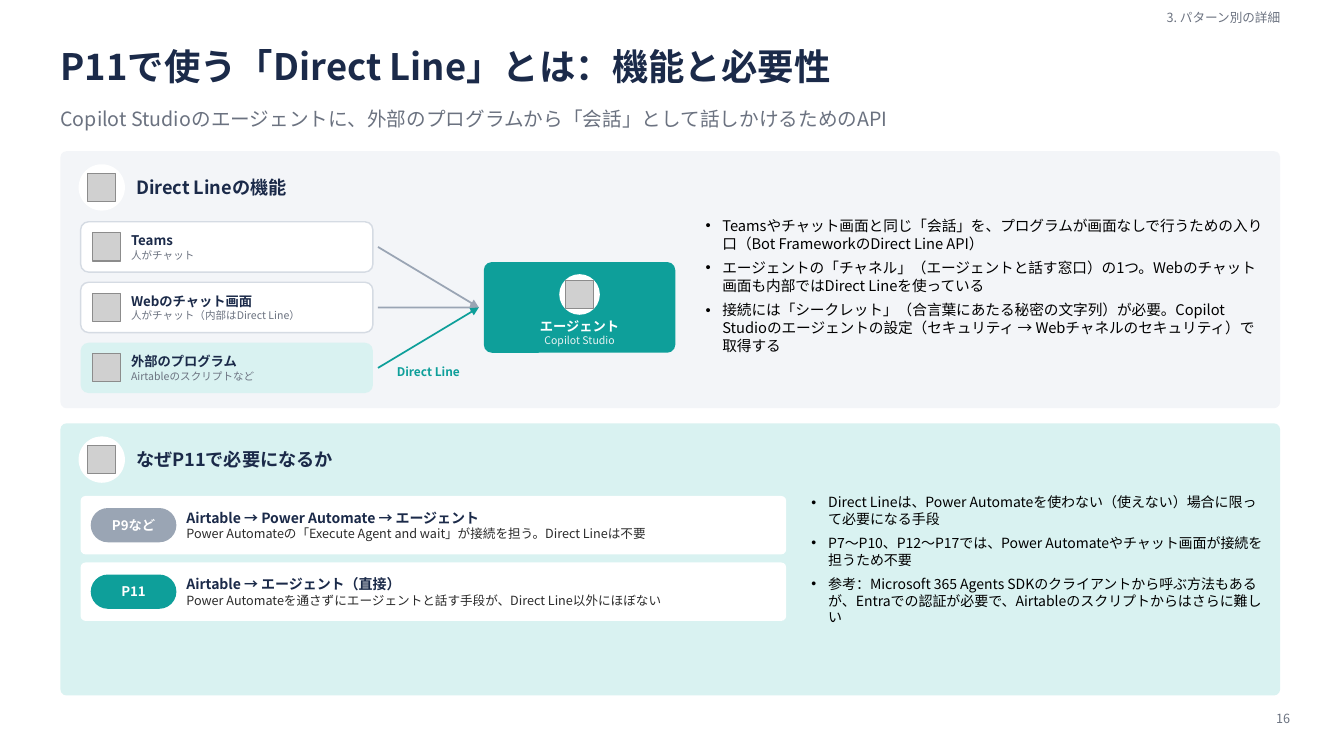
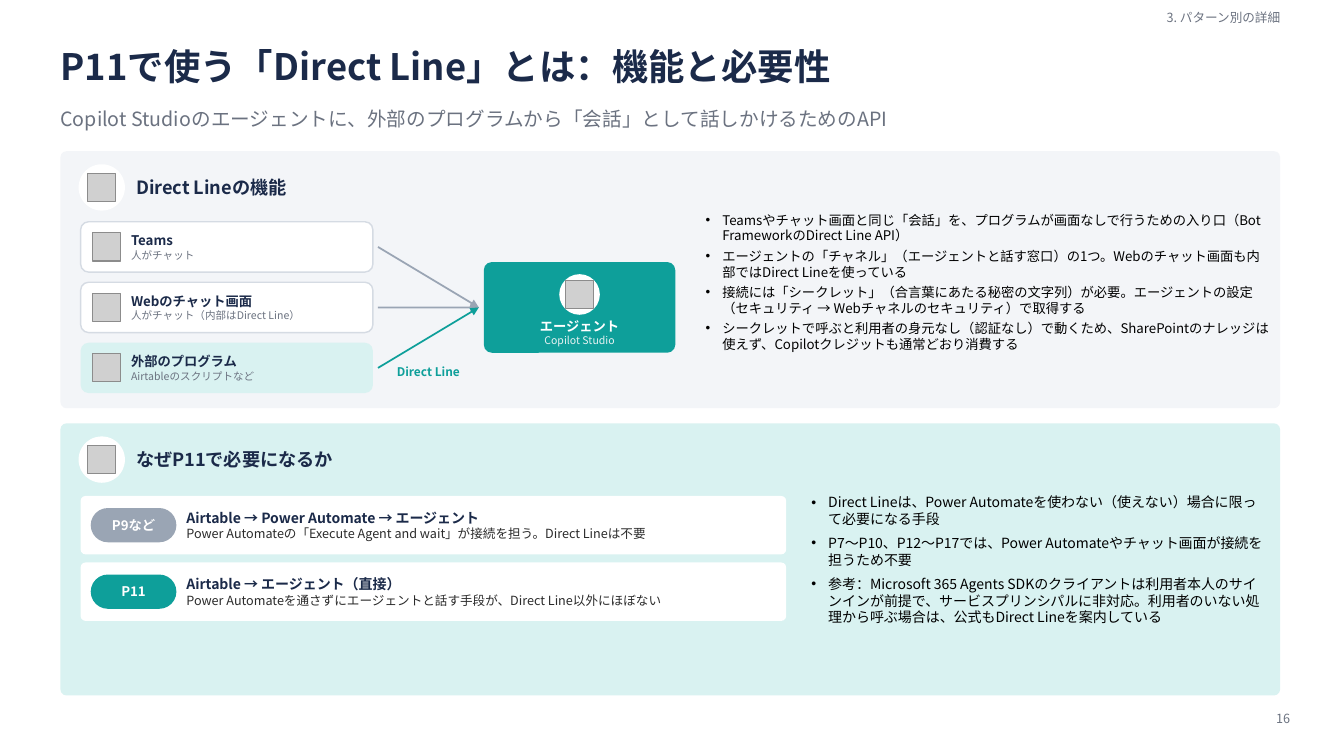
Before and after one commit to audeoinc/share, a slide deck: slide 16 of agent/docs/Airtable×Copilotエージェント連携方式の調査.pptx. Drawn at 1344x756 pixels with LibreOffice and Linux fonts; fonts in the diff are those of the drawing; grey boxes stand for pictures. Boxes give left, top, right and bottom in pixels: in the first picture for what was removed or moved away, otherwise in the second. Text is boxed around its words. In the diff, an @@ line names an element or a change of style, - is before the commit and + after.

Commit message:
Update presentation files: replace existing Airtable Copilot PPTX and add new AI utilization options PPTX

```diff
--- a/agent/docs/Airtable×Copilotエージェント連携方式の調査.pptx
+++ b/agent/docs/Airtable×Copilotエージェント連携方式の調査.pptx
@@ text at [722, 213, 1260, 278]: size 10.5 to 9.5 pt in "Teamsやチャット画面と同じ「会話」を、プログラムが画面なしで行うための入り口（Bot FrameworkのDirec ...", "エージェントの「チャネル」（エージェントと話す窓口）の1つ。Webのチャット画面も内部ではDirect Lineを使って ..."; less space between paragraphs @@
@@ text at [722, 285, 1268, 352]: text changed; size 10.5 to 9.5 pt @@
-• 接続には「シークレット」（合言葉にあたる秘密の文字列）が必要。Copilot Studioのエージェントの設定（セキュリティ → Webチャネルのセキュリティ）で取得する
+• 接続には「シークレット」（合言葉にあたる秘密の文字列）が必要。エージェントの設定（セキュリティ → Webチャネルのセキュリティ）で取得する
+• シークレットで呼ぶと利用者の身元なし（認証なし）で動くため、SharePointのナレッジは使えず、Copilotクレジットも通常どおり消費する
@@ text at [828, 577, 1259, 623]: text changed @@
-• 参考：Microsoft 365 Agents SDKのクライアントから呼ぶ方法もあるが、Entraでの認証が必要で、Airtableのスクリプトからはさらに難しい
+• 参考：Microsoft 365 Agents SDKのクライアントは利用者本人のサインインが前提で、サービスプリンシパルに非対応。利用者のいない処理から呼ぶ場合は、公式もDirect Lineを案内している
```
Also in this commit, not shown: 13 other slides changed, 2 other files.
